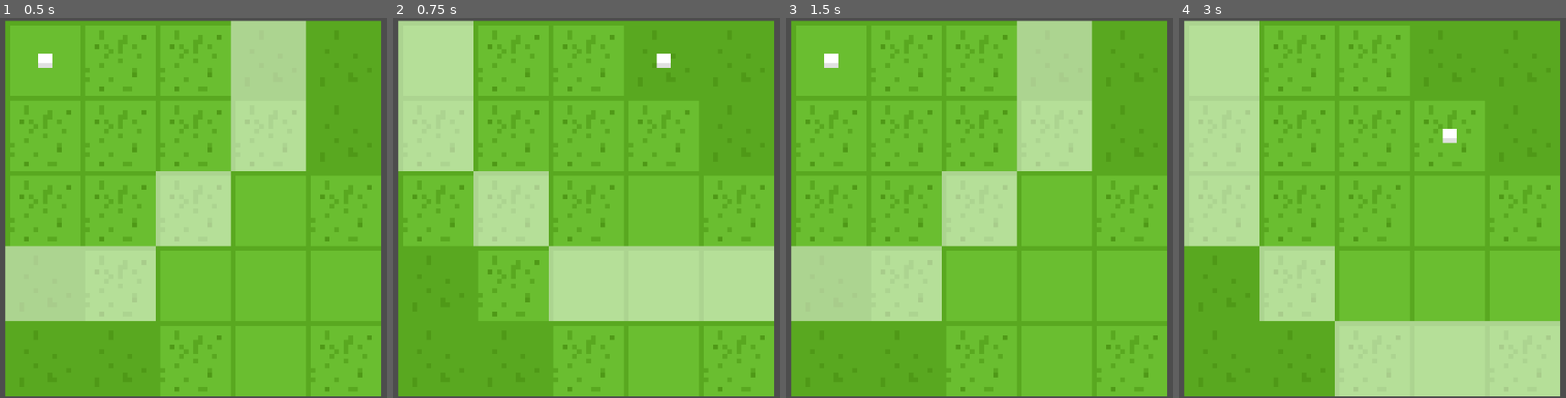
Above: before the commit, frames 1-4 (left to right).
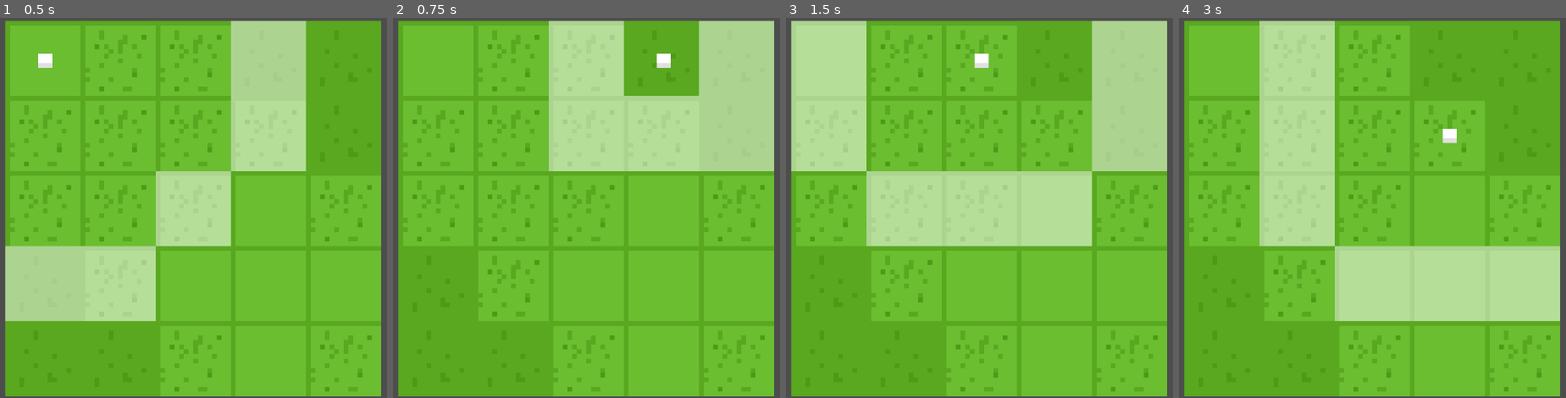
Above: after the commit, the same moments.

Repository: sans-glitch/GameJam3
Game: Godot game, scene res://scenes/game.tscn
The game is run twice, just before and just after one commit, with the same random seed, the same clock (stepped at 60 frames per second) and the same inputs.
Inputs (mouse positions are in pixels of both pictures, inside the frame that each line leads up to; where the layout moved, square brackets give the same spot in the first picture):
- Up to frame 1 (0.5 s): no input
- Up to frame 2 (0.75 s): click (660, 59) at 0.52 s
- Up to frame 3 (1.5 s): click (979, 59) [828, 59] at 1.25 s
- Up to frame 4 (3 s): click (1221, 59) at 2.02 s; click (1446, 132) at 2.77 s

Frame 1 is identical in both runs. In frame 2, 42% of the frame differs, in the area x 1-99%, y 0-80%; in frame 3, 39%; in frame 4, 50%, in the area x 1-99%, y 0-100%.

Commit message:
Added variable shot distances

Diff:
--- a/scripts/game.gd
+++ b/scripts/game.gd
@@ -18,7 +18,7 @@
 
 func _on_shot_selected(coords : Vector2i):
 	ball_pos = coords
-	gen_shot_circle(3)
+	gen_shot_circle(3 - $Course.get_tile_terrain_num(ball_pos))
 	print(coords)
 #
 func gen_shot_circle(rad : int):
